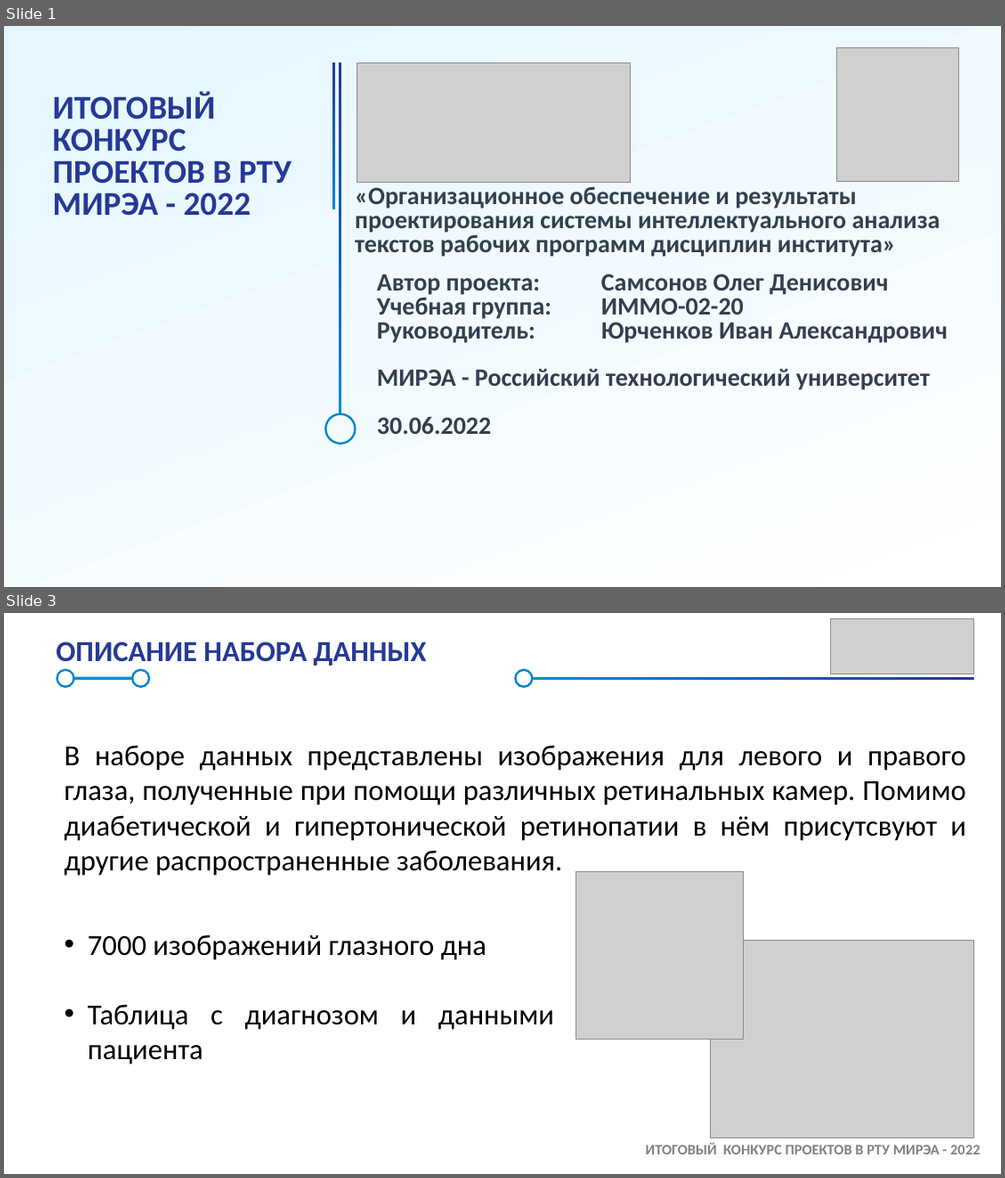
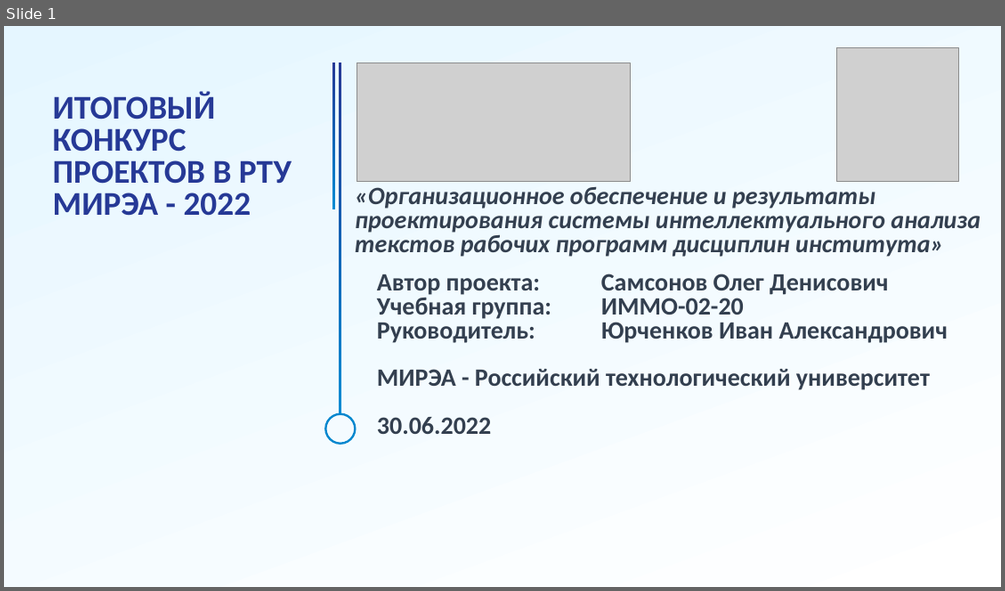
Before and after one commit to Amonimus/RPD_Samsonov, a slide deck: Samsung_Презентация.pptx. Shown one above the other, each under a label of ours: slides 1 and 3 before the commit, slide 1 after it; the slides between them are not shown. The pictures are 1005x1178 and 1005x591 pixels, drawn with LibreOffice and Linux fonts; fonts in the diff are those of the drawing; grey boxes stand for pictures; background and template pictures are left out. Boxes give left, top, right and bottom in pixels: in the first picture for what was removed or moved away, otherwise in the second. Text is boxed around its words. In the diff, an @@ line names an element or a change of style, - is before the commit and + after.

```diff
--- a/Samsung_Презентация.pptx
+++ b/Samsung_Презентация.pptx
@@ slide 3 removed at bbox=[4, 613, 1001, 1174], background #FFFFFF @@
@@ picture removed at bbox=[830, 619, 973, 675] @@
@@ title removed at bbox=[56, 641, 427, 666] @@
-ОПИСАНИЕ НАБОРА ДАННЫХ
@@ ellipse removed at bbox=[57, 670, 74, 687] @@
@@ rectangle removed at bbox=[73, 677, 132, 680] @@
@@ ellipse removed at bbox=[133, 670, 150, 687] @@
@@ ellipse removed at bbox=[516, 670, 533, 687] @@
@@ rectangle removed at bbox=[533, 677, 974, 680] @@
@@ text removed at bbox=[65, 745, 966, 876] @@
-В наборе данных представлены изображения для левого и правого глаза, полученные при помощи различных ретинальных камер. Помимо диабетической и гипертонической ретинопатии в нём присутсвуют и другие распространенные заболевания.
@@ rectangle removed at bbox=[4, 780, 1001, 1174] @@
@@ picture removed at bbox=[576, 872, 744, 1039] @@
@@ text removed at bbox=[88, 934, 554, 1064] @@
-• 7000 изображений глазного дна
-• Таблица с диагнозом и данными пациента
@@ picture removed at bbox=[710, 940, 974, 1138] @@
@@ text removed at bbox=[646, 1143, 980, 1154] @@
-ИТОГОВЫЙ КОНКУРС ПРОЕКТОВ В РТУ МИРЭА - 2022
@@ slide 1 changed as well @@
@@ title "«Организационное обеспечение и результаты проектирования ..." at bbox=[355, 187, 980, 257]: italic on @@
```
Also in this commit, not shown: 1 other slide changed, 6 slides added, 5 other slides removed, 3 other files.
